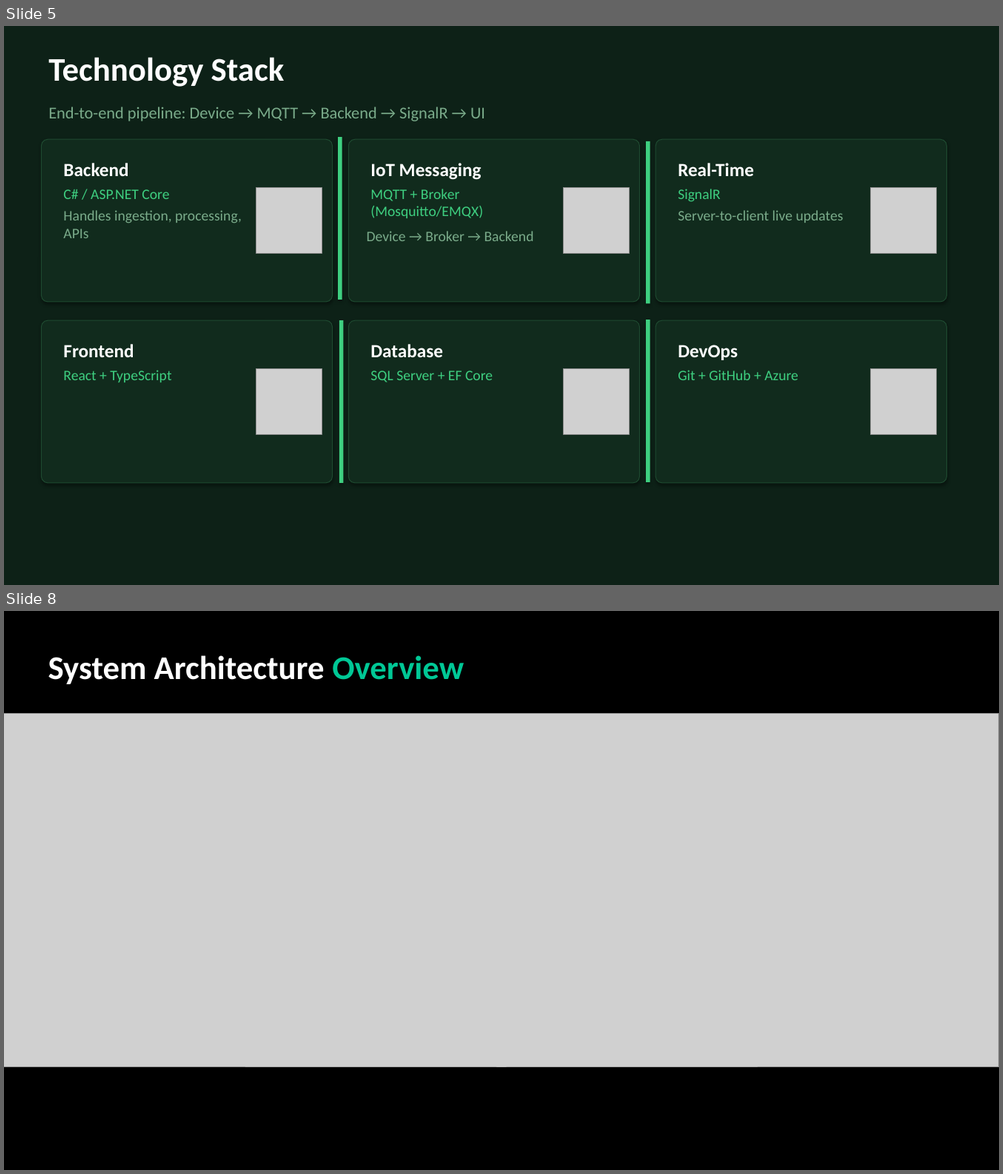
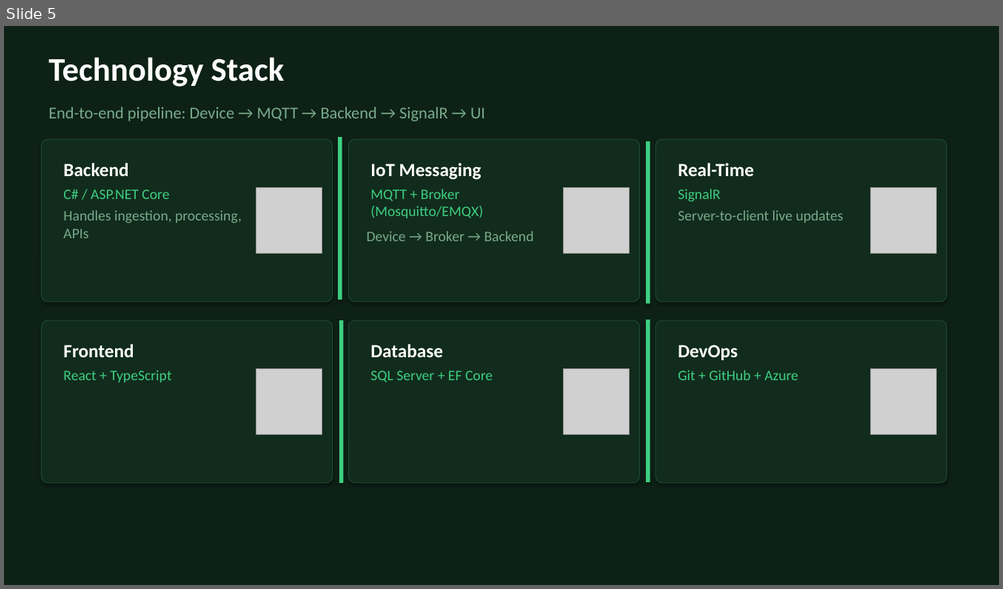
Before and after one commit to TranRTC/capstone_project, a slide deck: Presentation/Capstone Project Presentation.pptx. Shown one above the other, each under a label of ours: slides 5 and 8 before the commit, slide 5 after it; the slides between them are not shown. The pictures are 1003x1174 and 1003x589 pixels, drawn with LibreOffice and Linux fonts; fonts in the diff are those of the drawing; grey boxes stand for pictures. Boxes give left, top, right and bottom in pixels: in the first picture for what was removed or moved away, otherwise in the second. Text is boxed around its words. In the diff, an @@ line names an element or a change of style, - is before the commit and + after.

```diff
--- a/Presentation/Capstone Project Presentation.pptx
+++ b/Presentation/Capstone Project Presentation.pptx
@@ slide 8 removed at (4,611,999,1170), background #000000 @@
@@ text removed at (48,655,464,684) @@
-System Architecture Overview
@@ picture removed at (4,714,999,1068) @@
```
Also in this commit, not shown: 10 slides changed, 1 slide added, 6 other slides removed.
